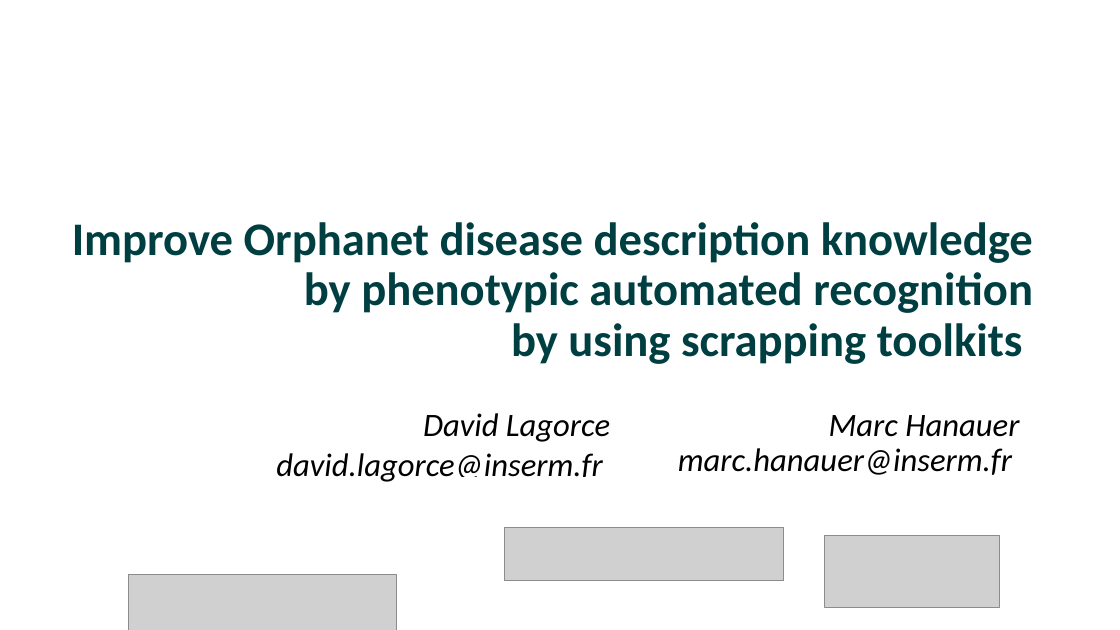
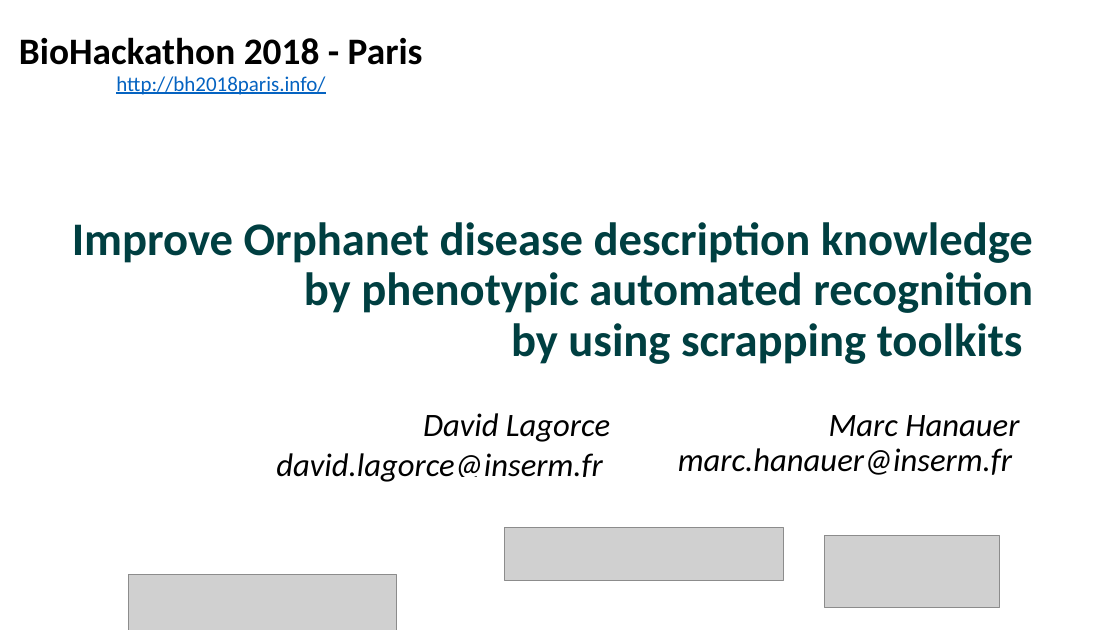
Before and after one commit to elixir-europe/BioHackathon, a slide deck: slide 1 of data/Improve Orphanet disease description knowledge by phenotypic automated recognition using scrapping toolkits/BH_Scrapping_David.pptx. Drawn at 1120x630 pixels with LibreOffice and Linux fonts; fonts in the diff are those of the drawing; grey boxes stand for pictures; background and template pictures are left out. Boxes give left, top, right and bottom in pixels: in the first picture for what was removed or moved away, otherwise in the second. Text is boxed around its words. In the diff, an @@ line names an element or a change of style, - is before the commit and + after.

```diff
--- a/data/Improve Orphanet disease description knowledge by phenotypic automated recognition using scrapping toolkits/BH_Scrapping_David.pptx
+++ b/data/Improve Orphanet disease description knowledge by phenotypic automated recognition using scrapping toolkits/BH_Scrapping_David.pptx
@@ text added at <box>19,37,423,95</box>, 18 pt, text #0563C1, underline @@
+BioHackathon 2018 - Paris
+http://bh2018paris.info/
```
Also in this commit, not shown: 5 other slides changed, 1 other file.
